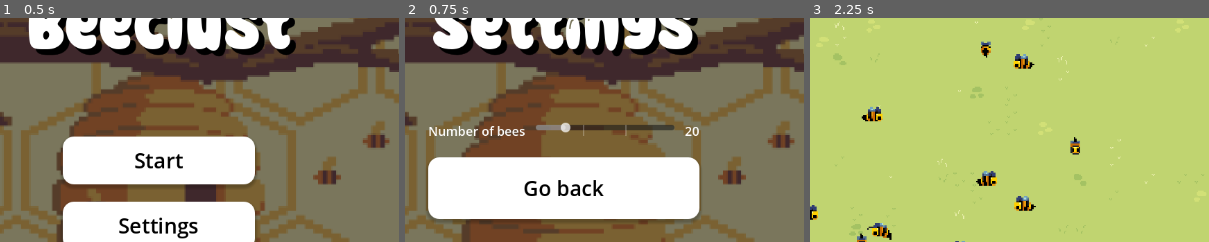
Above: before the commit, frames 1-3 (left to right).
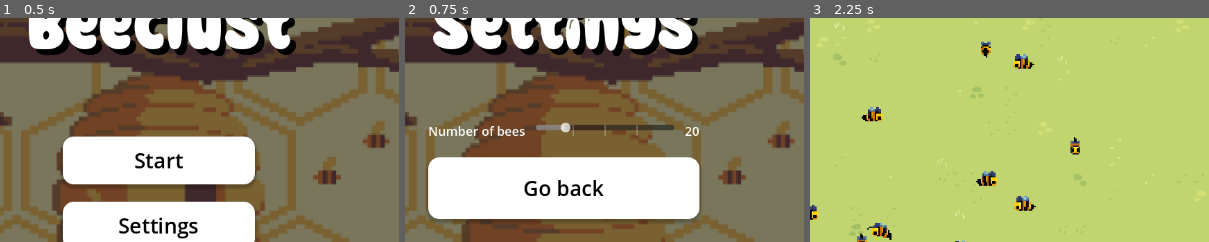
Above: after the commit, the same moments.

Repository: Kuuro-neko/Beeclust
Game: Godot game, scene res://scenes/main_menu.tscn
The game is run twice, just before and just after one commit, with the same random seed, the same clock (stepped at 60 frames per second) and the same inputs.
Inputs:
- Up to frame 1 (0.5 s): no input
- Up to frame 2 (0.75 s): click "Settings" at 0.5 s
- Up to frame 3 (2.25 s): click "Go back" at 1.25 s; click "Start" at 2 s
The pictures show only the part of the screen within x 30-80%, y 16-66%; the shares and areas given below are measured in that part.

Frame 1 is identical in both runs. In frame 2, 0.1% of the frame differs, in the area x 41-59%, y 47-53%; in frame 3, nothing differs.

Commit message:
using a config file for settings

Diff:
--- a/scenes/options_menu.tscn
+++ b/scenes/options_menu.tscn
@@ -89,7 +89,7 @@
 size_flags_horizontal = 3
 min_value = 1.0
 value = 20.0
-tick_count = 4
+tick_count = 5
 
 [node name="NBeesValue" type="Label" parent="VBoxContainer/HBoxContainer" node_paths=PackedStringArray("nBeesSlider")]
 clip_contents = true
@@ -137,5 +137,6 @@
 horizontal_alignment = 1
 vertical_alignment = 1
 
+[connection signal="value_changed" from="VBoxContainer/HBoxContainer/NBeesSlider" to="." method="_on_n_bees_slider_value_changed"]
 [connection signal="value_changed" from="VBoxContainer/HBoxContainer/NBeesSlider" to="VBoxContainer/HBoxContainer/NBeesValue" method="_on_n_bees_slider_value_changed"]
 [connection signal="pressed" from="VBoxContainer/Return" to="." method="_on_return_pressed"]
--- a/scripts/n_bees_value.gd
+++ b/scripts/n_bees_value.gd
@@ -2,5 +2,17 @@
 
 @export var nBeesSlider: Slider
 
+func _ready() -> void:
+	var config = ConfigFile.new()
+	# Load data from a file.
+	var err = config.load("user://config.cfg")
+
+	# If the file didn't load, ignore it.
+	if err != OK:
+		return
+	self.text = str(config.get_value("Settings", "NBees"))
+
+	nBeesSlider.value = config.get_value("Settings", "NBees")
+
 func _on_n_bees_slider_value_changed(value: float) -> void:
 	self.text = str(value)
--- a/scripts/options_menu.gd
+++ b/scripts/options_menu.gd
@@ -1,5 +1,13 @@
 extends Control
 
 
+
 func _on_return_pressed() -> void:
+
 	get_tree().change_scene_to_file("res://scenes/main_menu.tscn")
+
+
+func _on_n_bees_slider_value_changed(value: float) -> void:
+	var config = ConfigFile.new()
+	config.set_value("Settings", "NBees", int(value))
+	config.save("user://config.cfg")
